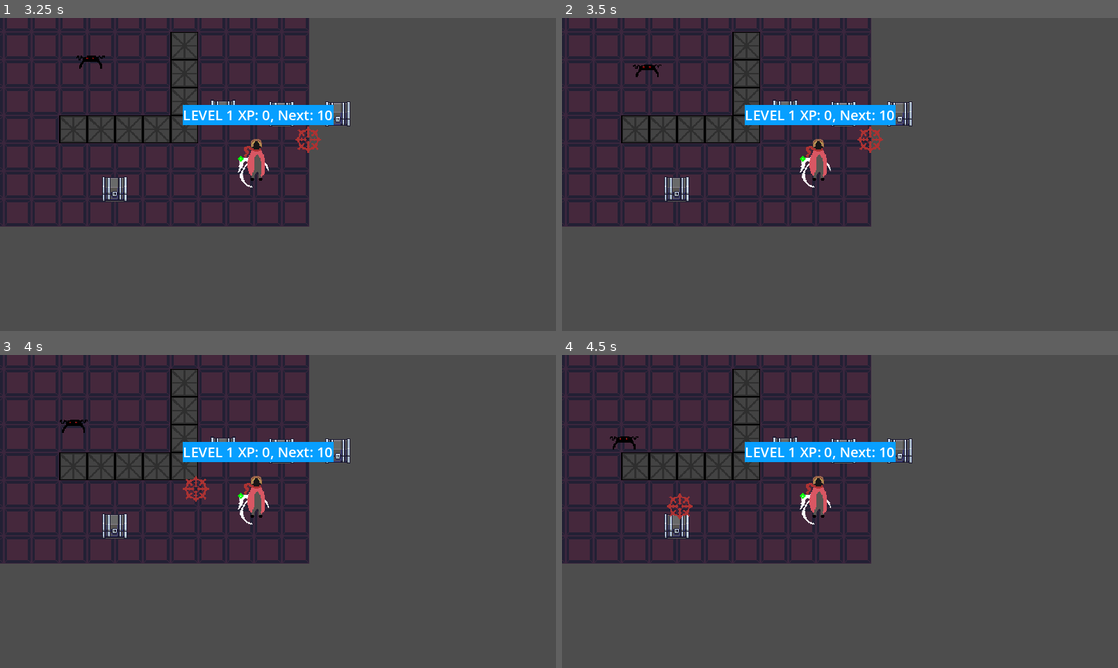
Above: before the commit, frames 1-4 (two rows, left to right).
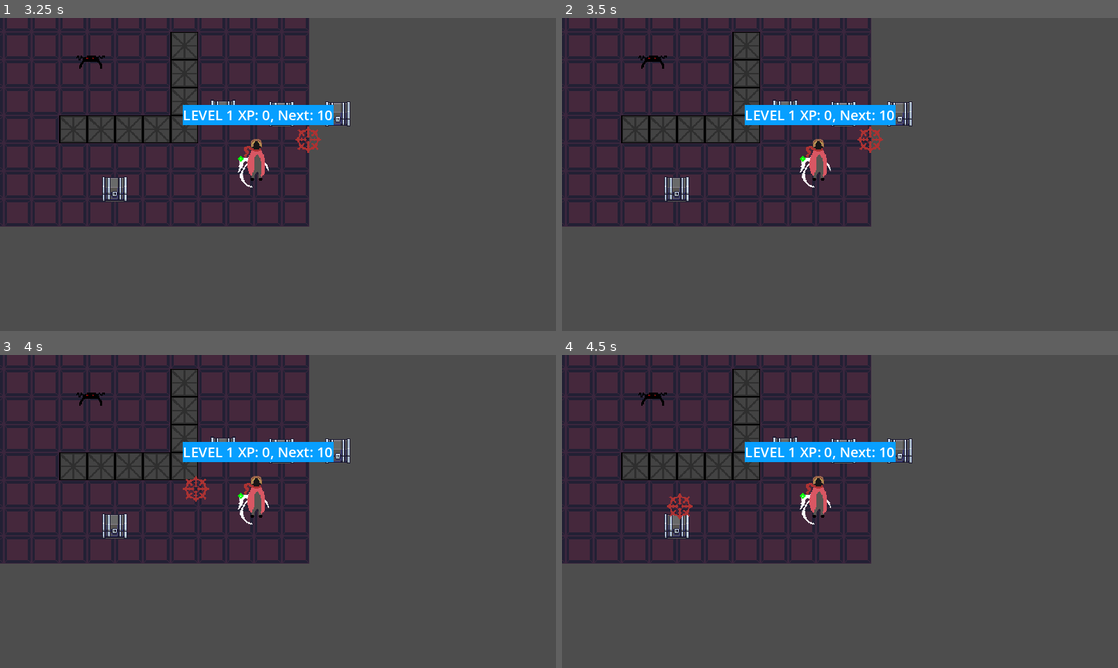
Above: after the commit, the same moments.

Repository: ArmanAmeri/9-Days-To-Live
Game: Godot game, scene res://Scenes/Main/scene_manager.tscn
The game is run twice, just before and just after one commit, with the same random seed, the same clock (stepped at 60 frames per second) and the same inputs.
Inputs (mouse positions are in pixels of both pictures, inside the frame that each line leads up to):
- Up to frame 1 (3.25 s): tap Enter at 0.5 s; move the mouse to (400, 158) at 0.52 s; hold A (a) 0.53-1.28 s; tap D (d) at 0.8, 1.35 s; move the mouse to (166, 190) at 1.27 s; tap E (e) at 1.55 s; move the mouse to (333, 105) at 2.02 s; hold E (e) 2.03-2.78 s; tap I (i) at 2.3, 2.85 s; move the mouse to (250, 237) at 2.77 s; tap J (j) at 3.05 s
- Up to frame 2 (3.5 s): no input
- Up to frame 3 (4 s): move the mouse to (444, 558) at 3.52 s; hold J (j) from 3.53 s (still down); tap K (k) at 3.8 s
- Up to frame 4 (4.5 s): move the mouse to (673, 464) at 4.27 s; release J (j) at 4.28 s; tap K (k) at 4.35 s

Frame 1 is identical in both runs. In frame 2, 0.2% of the frame differs, in the area x 12-19%, y 12-19%; in frame 3, 0.2%; in frame 4, 0.2%, in the area x 8-19%, y 12-31%.

Commit message:
Making the chasing state (using pathfinding component)

Diff:
--- a/Scenes/Enemies/enemy_test.tscn
+++ b/Scenes/Enemies/enemy_test.tscn
@@ -10,6 +10,7 @@
 [ext_resource type="Script" path="res://Scripts/States/state_machine.gd" id="8_2su1d"]
 [ext_resource type="Script" path="res://Scripts/States/enemy_patrolling.gd" id="9_4m5aa"]
 [ext_resource type="Script" path="res://Scripts/States/enemy_idle.gd" id="10_1vsje"]
+[ext_resource type="Script" path="res://Scripts/States/enemy_chasing.gd" id="11_twb2j"]
 
 [sub_resource type="CircleShape2D" id="CircleShape2D_mvtoo"]
 radius = 7.0
@@ -56,7 +57,7 @@
 
 [node name="StateMachine" type="Node" parent="." node_paths=PackedStringArray("initial_state")]
 script = ExtResource("8_2su1d")
-initial_state = NodePath("Idle")
+initial_state = NodePath("Chasing")
 
 [node name="Patrolling" type="Node" parent="StateMachine" node_paths=PackedStringArray("enemy")]
 script = ExtResource("9_4m5aa")
@@ -65,3 +66,8 @@
 
 [node name="Idle" type="Node" parent="StateMachine"]
 script = ExtResource("10_1vsje")
+
+[node name="Chasing" type="Node" parent="StateMachine" node_paths=PackedStringArray("enemy", "pathfindingcomp")]
+script = ExtResource("11_twb2j")
+enemy = NodePath("../..")
+pathfindingcomp = NodePath("../../PathfindingComponent")
--- a/Scripts/Components/pathfinding_component.gd
+++ b/Scripts/Components/pathfinding_component.gd
@@ -10,6 +10,8 @@
 var last_seen_position: Vector2 = Vector2.ZERO  # Last known player position
 var stopping_distance: float = 5.0  # Distance threshold to stop at the target
 var reached_last_position: bool = true  # Whether the enemy reached the last seen position
+var movement_direction: Vector2 #for state machine
+
 
 signal move_input(direction: Vector2)
 
@@ -31,7 +33,7 @@
 	# Handle movement if not at the target
 	if not reached_last_position:
 		var direction = to_local(nav_agent.get_next_path_position()).normalized()
-		move_input.emit(direction)
+		movement_direction = direction
 	elif player_visible == false: move_input.emit(Vector2(0, 0))
 
 # RayCast2D visibility logic
--- a/Scripts/Enemies/enemy_test.gd
+++ b/Scripts/Enemies/enemy_test.gd
@@ -16,7 +16,7 @@
 	dash_attack_cooldown = Timer.new()
 	dash_attack_cooldown.wait_time = 0.5
 	#pathfinding_component.connect("move_input", _on_move_input)
-	enemy_patrolling.connect("move_input", _on_move_input)
+	state_machine.connect("move_input", _on_move_input)
 	#meele_attack_ai_component.connect("meele_range_entered", _on_meele_range_entered)
 	#meele_attack_ai_component.connect("meele_range_exited", _on_meele_range_exited)
 
--- a/Scripts/States/enemy_chasing.gd
+++ b/Scripts/States/enemy_chasing.gd
@@ -1,2 +1,19 @@
 extends State
 class_name EnemyChasing
+
+@export var enemy: CharacterBody2D
+@export var pathfindingcomp: PathfindingComponent
+
+@onready var player = get_tree().get_first_node_in_group("player")
+
+var move_direction: Vector2
+
+func physics_update(delta: float):
+	var direction = pathfindingcomp.movement_direction
+	var distance = player.global_position - enemy.global_position
+	print(pathfindingcomp.movement_direction)
+	print(enemy.current_speed)
+	if distance.length() > 25: #and pathfindingcomp.reached_last_position != true:
+		enemy.current_speed = enemy.max_speed
+		move_direction = direction
+	else: enemy.current_speed = 0 #actually transition to attack state here (MEELE ATTACK)
--- a/Scripts/States/enemy_idle.gd
+++ b/Scripts/States/enemy_idle.gd
@@ -6,9 +6,7 @@
 @onready var character_body = get_parent().get_parent() as CharacterBody2D
 
 var wander_time: float
-
-func physics_update(delta: float):
-	move_input.emit(Vector2(0, 0))
+var move_direction: Vector2
 
 func enter():
 	character_body.current_speed = 0
--- a/Scripts/States/enemy_patrolling.gd
+++ b/Scripts/States/enemy_patrolling.gd
@@ -33,7 +33,3 @@
 	if wander_time > 0:
 		wander_time -= delta
 	else: transitioned.emit(self, "idle")
-
-func physics_update(delta: float):
-	if enemy:
-		move_input.emit(move_direction)
--- a/Scripts/States/state_machine.gd
+++ b/Scripts/States/state_machine.gd
@@ -1,4 +1,6 @@
 extends Node
+
+signal move_input(direction: Vector2)
 
 @export var initial_state: State
 
@@ -25,7 +27,9 @@
 
 func _physics_process(delta: float) -> void:
 	if current_state:
-		current_state.physics_update(delta)
+		move_input.emit(current_state.move_direction)
+		if current_state.has_method("physics_update"):
+			current_state.physics_update(delta)
 
 func on_child_transition(state, new_state_name):
 	if state != current_state:
--- a/example/example_scene.tscn
+++ b/example/example_scene.tscn
@@ -4,11 +4,11 @@
 [ext_resource type="Script" path="res://addons/smooth_pixel_subviewport_container/smooth_pixel_subviewport_container.gd" id="2_wx77v"]
 [ext_resource type="PackedScene" uid="uid://ccvueio3bejfb" path="res://example/gameplay.tscn" id="3_3lx35"]
 
-[sub_resource type="ShaderMaterial" id="ShaderMaterial_kp674"]
+[sub_resource type="ShaderMaterial" id="ShaderMaterial_2hvqf"]
 shader = ExtResource("1_slk76")
-shader_parameter/vertex_offset = Vector2(0, 0)
+shader_parameter/vertex_offset = null
 
-[sub_resource type="ShaderMaterial" id="ShaderMaterial_2bso2"]
+[sub_resource type="ShaderMaterial" id="ShaderMaterial_t7j31"]
 shader = ExtResource("1_slk76")
 shader_parameter/vertex_offset = null
 
@@ -17,7 +17,7 @@
 [node name="SmoothPixelSubViewportContainer" type="SubViewportContainer" parent="."]
 texture_filter = 2
 texture_repeat = 1
-material = SubResource("ShaderMaterial_kp674")
+material = SubResource("ShaderMaterial_2hvqf")
 offset_left = -1.0
 offset_top = -1.0
 offset_right = 401.0
@@ -36,7 +36,7 @@
 [node name="SmoothPixelSubViewportContainer2" type="SubViewportContainer" parent="."]
 texture_filter = 2
 texture_repeat = 1
-material = SubResource("ShaderMaterial_2bso2")
+material = SubResource("ShaderMaterial_t7j31")
 offset_left = -1.0
 offset_top = -1.0
 offset_right = 401.0
Not shown: 1 places in Scenes/Enemies/enemy_test.tscn that only renumber resources
Not shown, changed: .DS_Store
Not shown, changed: Scripts/Components/.DS_Store
